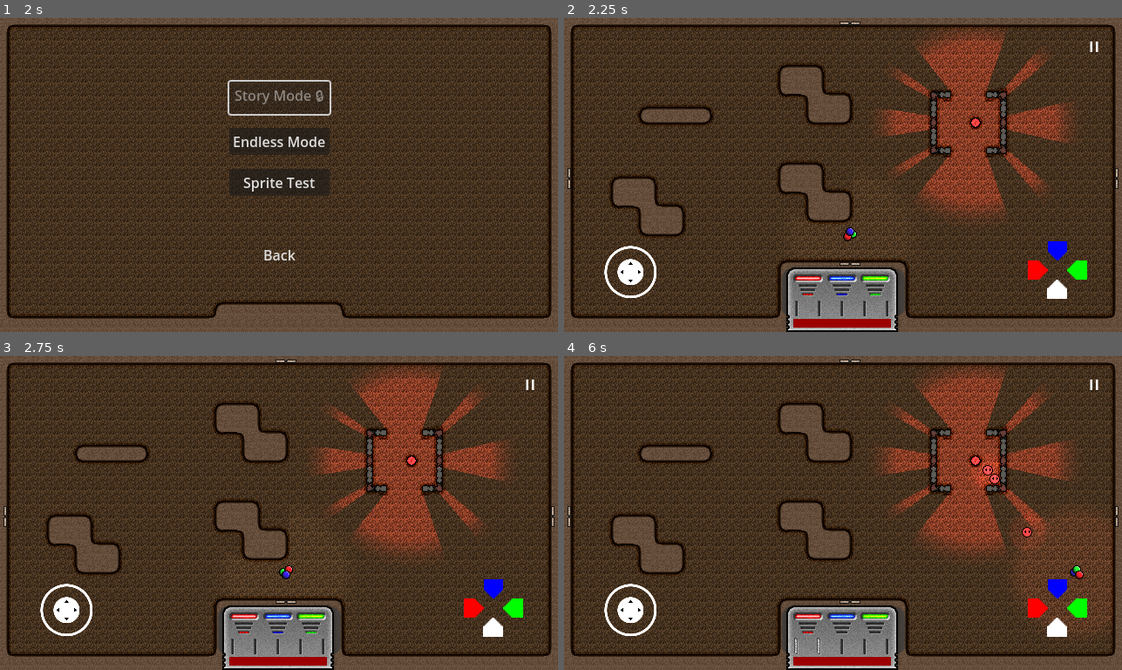
Above: before the commit, frames 1-4 (two rows, left to right).
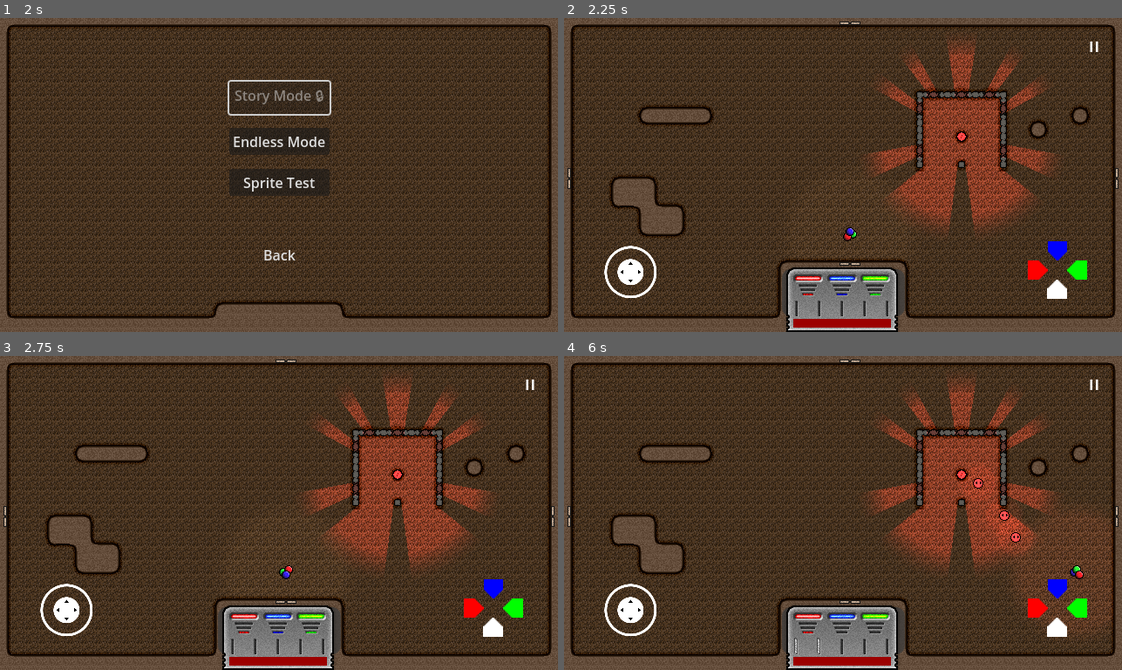
Above: after the commit, the same moments.

Repository: Degenerate-Games/shadows-below
Game: Godot game, scene res://scenes/menus/main_menu.tscn
Two runs of this game, one before a commit and one after it. Both use one fixed random seed, a clock stepped at 60 frames per second and the inputs below. Sound files missing from this copy of the repository are replaced by a short silence.
Inputs (mouse positions are in pixels of both pictures, inside the frame that each line leads up to):
- Up to frame 1 (2 s): click (279, 206) at 0.5 s; click (279, 206) at 1.25 s
- Up to frame 2 (2.25 s): click "Endless Mode" at 2 s
- Up to frame 3 (2.75 s): no input
- Up to frame 4 (6 s): tap Enter at 2.75 s; move the mouse to (965, 497) at 2.77 s; hold D (move_right) 2.78-3.5 s; tap B (bake) at 2.85 s; click (965, 497) at 2.92 s; drag from (731, 528) to (988, 572) at 3.52 s; move the mouse to (898, 443) at 4.27 s; hold D (move_right) 4.28-5 s; tap K (mixing_ui_clear) at 4.35 s; drag from (815, 575) to (976, 459) at 5.02 s; move the mouse to (1010, 560) at 5.77 s; hold A (move_left) from 5.78 s (still down); tap J (mixing_ui_red) at 5.85 s

Frame 1 is identical in both runs. In frame 2, 12% of the frame differs, in the area x 38-95%, y 3-68%; in frame 3, 12%; in frame 4, 13%.

Commit message:
Update obstacle and objective indicies

Diff:
--- a/scripts/level_generator.gd
+++ b/scripts/level_generator.gd
@@ -37,15 +37,16 @@
 	obstacle_idxs.append(1)
 	obstacle_idxs.append(2)
 	obstacle_idxs.append(3)
-	obstacle_idxs.append(9)
-	obstacle_idxs.append(10)
+	obstacle_idxs.append(6)
+	obstacle_idxs.append(7)
 
 	objective_idxs = []
 	objective_idxs.append(4)
 	objective_idxs.append(5)
-	objective_idxs.append(6)
-	# objective_idxs.append(7) needs work
 	objective_idxs.append(8)
+	objective_idxs.append(9)
+	objective_idxs.append(10)
+	objective_idxs.append(11)
 
 
 func generate_room(difficulty: int) -> TileMap:
